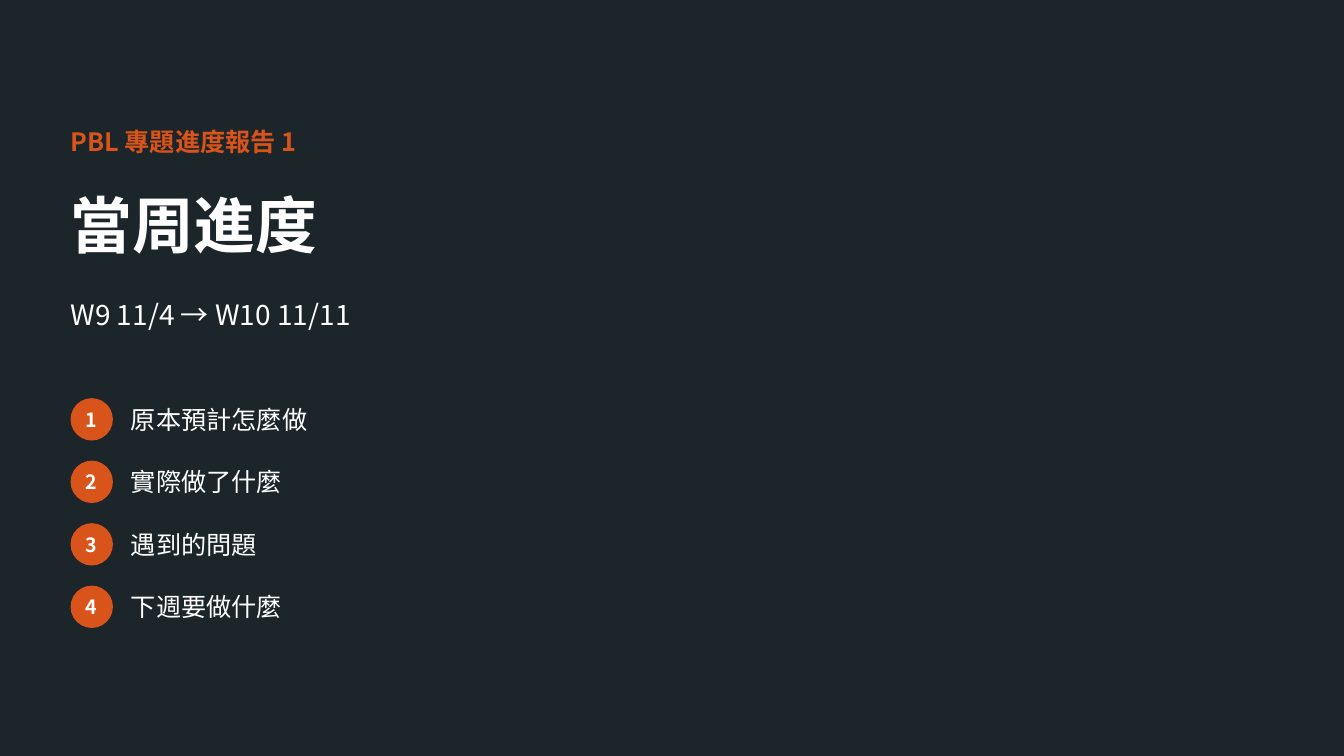
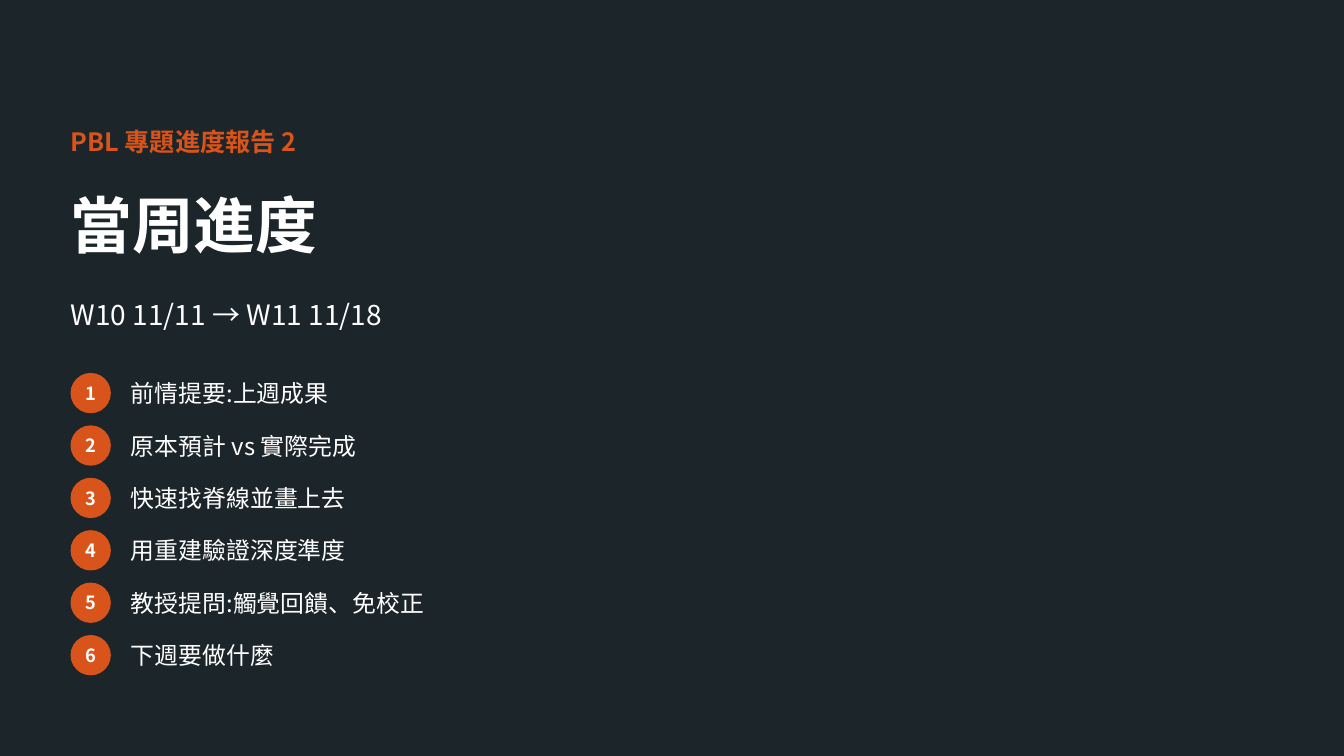
Before and after one commit to Rayyang800/PBL-path-planning, a slide deck: slide 25 of PBL專題規劃報告_三種工件版.pptx (slide 21 before the commit). Drawn at 1344x756 pixels with LibreOffice and Linux fonts; fonts in the diff are those of the drawing. Boxes give left, top, right and bottom in pixels: in the first picture for what was removed or moved away, otherwise in the second. Text is boxed around its words. In the diff, an @@ line names an element or a change of style, - is before the commit and + after.

```diff
--- a/PBL專題規劃報告_三種工件版.pptx
+++ b/PBL專題規劃報告_三種工件版.pptx
@@ text at (71,129,297,153): text changed @@
-PBL 專題進度報告 1
+PBL 專題進度報告 2
@@ text at (71,302,381,330): text changed @@
-W9 11/4 → W10 11/11
+W10 11/11 → W11 11/18
@@ ellipse "1": place and size @@
-ellipse "1" at (71,398,113,441)
+ellipse "1" at (71,373,111,413)
@@ text at (131,382,328,404): text changed; size 18 to 17 pt @@
-原本預計怎麼做
+前情提要:上週成果
@@ ellipse "2": place and size @@
-ellipse "2" at (71,461,113,503)
+ellipse "2" at (71,425,111,466)
@@ text at (131,435,356,457): text changed; size 18 to 17 pt @@
-實際做了什麼
+原本預計 vs 實際完成
@@ ellipse "3": place and size @@
-ellipse "3" at (71,523,113,566)
+ellipse "3" at (71,478,111,518)
@@ text at (131,487,346,509): text changed; size 18 to 17 pt @@
-遇到的問題
+快速找脊線並畫上去
@@ size 14 to 13 pt in 4 elements at (71,373,111,413), (71,425,111,466), (71,478,111,518), (71,530,111,571) @@
@@ ellipse "4": place and size @@
-ellipse "4" at (71,586,113,628)
+ellipse "4" at (71,530,111,571)
@@ text added at (131,539,346,561), 17 pt, text #FFFFFF @@
+用重建驗證深度準度
@@ ellipse added at (71,583,111,623), fill #D9541A, 13 pt, text #FFFFFF, bold @@
+5
@@ text added at (131,592,424,614), 17 pt, text #FFFFFF @@
+教授提問:觸覺回饋、免校正
@@ ellipse added at (71,635,111,676), fill #D9541A, 13 pt, text #FFFFFF, bold @@
+6
@@ text "下週要做什麼": place and size @@
-text "下週要做什麼" at (131,594,282,618)
+text "下週要做什麼" at (131,644,274,666)
@@ text "下週要做什麼" at (131,644,274,666): size 18 to 17 pt @@
```
Also in this commit, not shown: 9 other slides changed, 12 slides added, 1 slide removed, 26 other files.
